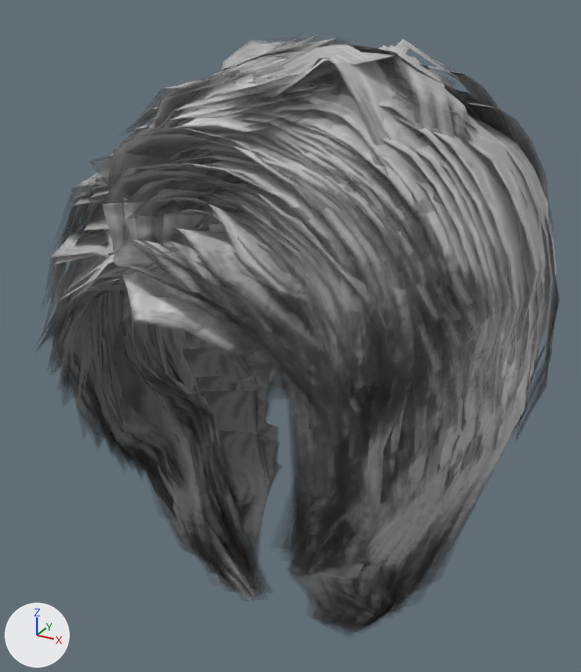
An edit to the glTF model public/models/hair_bob02.glb, drawn before and after from the same camera.
The view is the same before and after, from a 50 mm lens placed at (0.148, -0.293, 0.151), pointed at (-0.008, -0.01, 0.009). The lights are fixed; the arrows at lower left show +X, +Y and +Z. The older version comes first. Vertices at exactly the same position are counted once.

The first picture shows 'hair_bob02'.
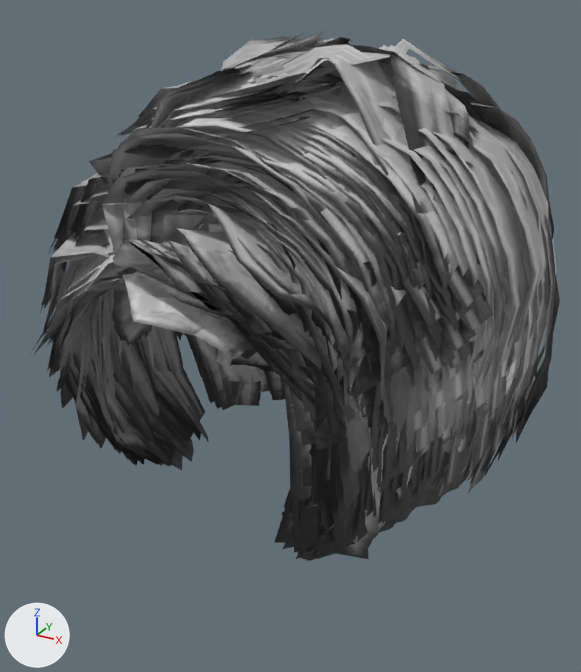
Scene script edits in JSON lines:
```json
{"op": "add", "block": "mat_hair_bob02_mat_1", "code": ["mat_hair_bob02_mat_1 = bpy.data.materials.new('hair_bob02_mat')", "# uses the picture img_hair_bob02_tex"]}
{"block": "me_hair_bob02", "where": "# used by ob_hair_bob02; location = (0.0, 0.0, 0.0)"}
{"op": "remove", "block": "me_hair_bob02", "code": "me_hair_bob02.from_pydata(...)  # 27639 vertices, 33511 faces; spans x -0.096..0.096, y -0.127..0.112, z -0.126..0.135"}
{"op": "add", "block": "me_hair_bob02", "code": "me_hair_bob02.from_pydata(...)  # 20750 vertices, 25215 faces; spans x -0.096..0.096, y -0.127..0.112, z -0.058..0.135"}
{"block": "me_hair_bob02", "change": "me_hair_bob02 part 1: 238 loose pieces with 5247 vertices, spanning x -0.09..0.092, y -0.082..0.051, z -0.126..0.075, are deleted"}
{"block": "me_hair_bob02", "change": "me_hair_bob02 part 2: 6 vertices moved within x 0.037..0.078, y -0.09..0.035, z -0.042..0.051; 1386 vertices removed from x 0.018..0.092, y -0.099..0.05, z -0.115..0.073; 182 vertices added at x 0.031..0.083, y -0.098..0.019, z -0.055..-0.025"}
{"block": "me_hair_bob02", "change": "me_hair_bob02 part 3: 7 vertices moved within x -0.071..-0.052, y -0.071..0.018, z -0.055..0.066; 585 vertices removed from x -0.087..-0.022, y -0.081..0.051, z -0.106..0.073; 147 vertices added at x -0.072..-0.04, y -0.079..0.018, z -0.056..-0.026"}
{"block": "me_hair_bob02", "change": "me_hair_bob02 part 4: 24663 faces spanning x -0.096..0.096, y -0.127..0.112, z -0.058..0.135 switch from mat_hair_bob02_mat (picture img_hair_bob02_tex) to mat_hair_bob02_mat_1"}
```

Where the change shows, as pixel boxes (x1, y1, x2, y2) in the pictures (581 x 672 px):
```json
{"object": "hair_bob02", "change": "reshaped", "before": [38, 35, 559, 626], "after": [30, 31, 560, 561], "on screen": "10% shorter"}
{"part": 1, "of": "me_hair_bob02", "change": "deleted", "before": [101, 290, 547, 626]}
{"part": 2, "of": "me_hair_bob02", "change": "cut back", "before": [283, 339, 534, 626], "after": [274, 426, 508, 561]}
{"part": 3, "of": "me_hair_bob02", "change": "cut back", "before": [91, 290, 269, 480], "after": [84, 300, 274, 470], "on screen": "mostly hidden before"}
{"part": 4, "of": "me_hair_bob02", "change": "recoloured", "before": [38, 35, 559, 545], "after": [34, 31, 560, 554]}
```
